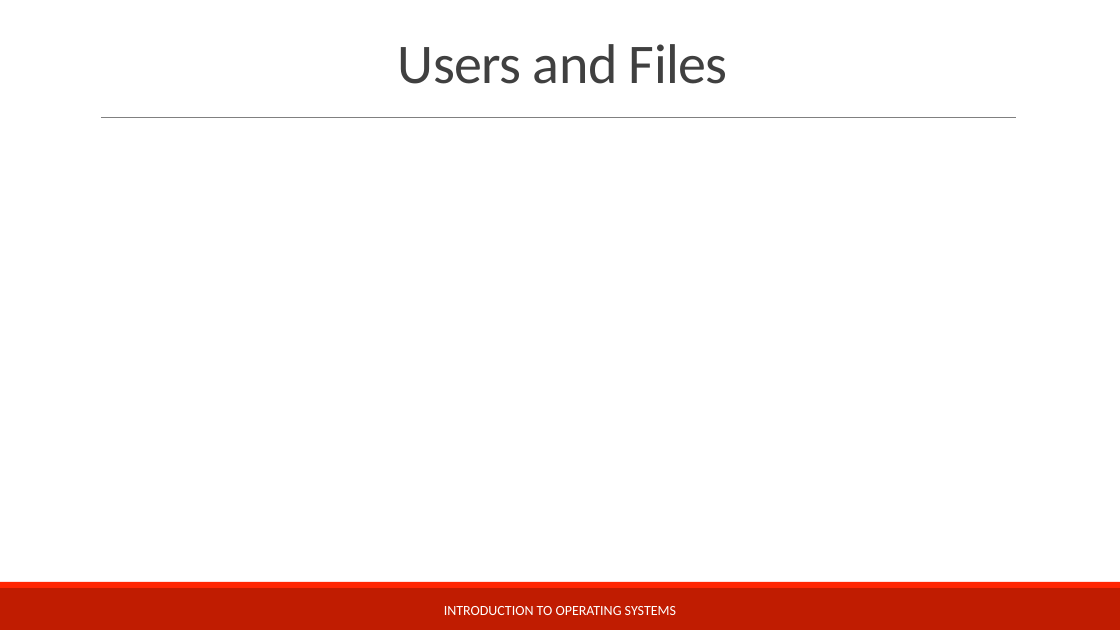
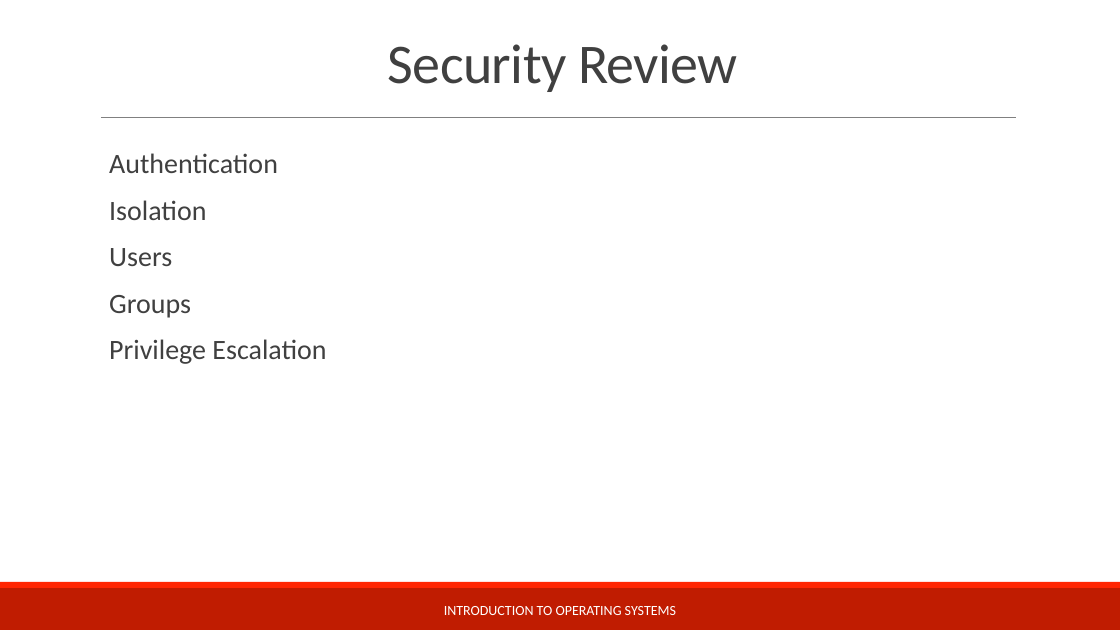
Before and after one commit to teachbsd/course, a slide deck: slide 25 of undergraduate/lectures/security.pptx (slide 24 before the commit). Drawn at 1120x630 pixels with LibreOffice and Linux fonts; fonts in the diff are those of the drawing; background and template pictures are left out. Boxes give left, top, right and bottom in pixels: in the first picture for what was removed or moved away, otherwise in the second. Text is boxed around its words. In the diff, an @@ line names an element or a change of style, - is before the commit and + after.

Commit message:
First teaching of Device Drivers and Security sections at Darmstadt Feb 2017

```diff
--- a/undergraduate/lectures/security.pptx
+++ b/undergraduate/lectures/security.pptx
@@ title at bbox=[388, 44, 738, 92]: text changed @@
-Users and Files
+Security Review
@@ text added at bbox=[109, 153, 326, 364], 24 pt, text #404040 @@
+  Authentication
+  Isolation
+  Users
+  Groups
+  Privilege Escalation
```
Also in this commit, not shown: 12 other slides changed, 2 slides removed, 1 other file.
